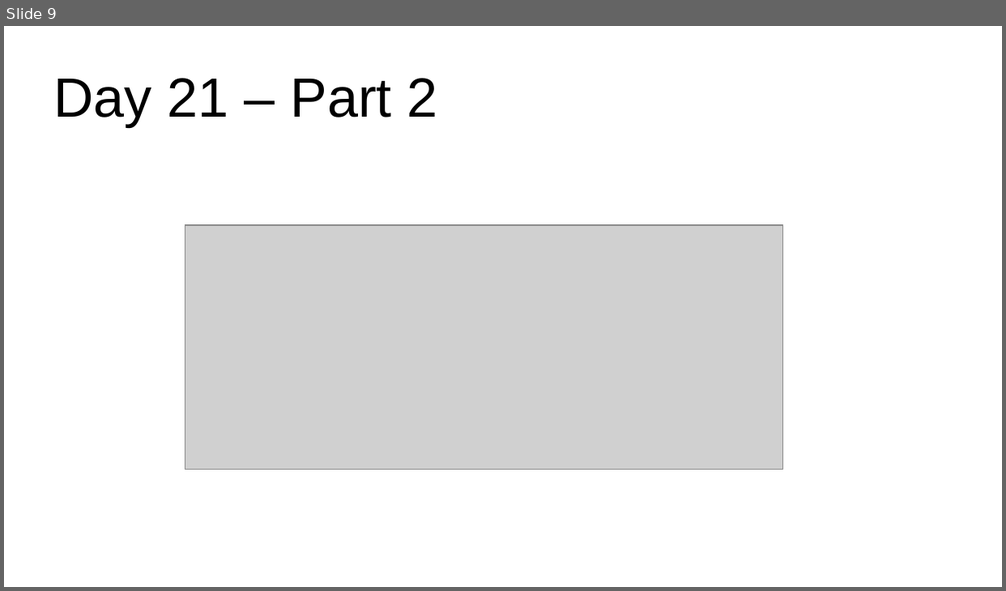
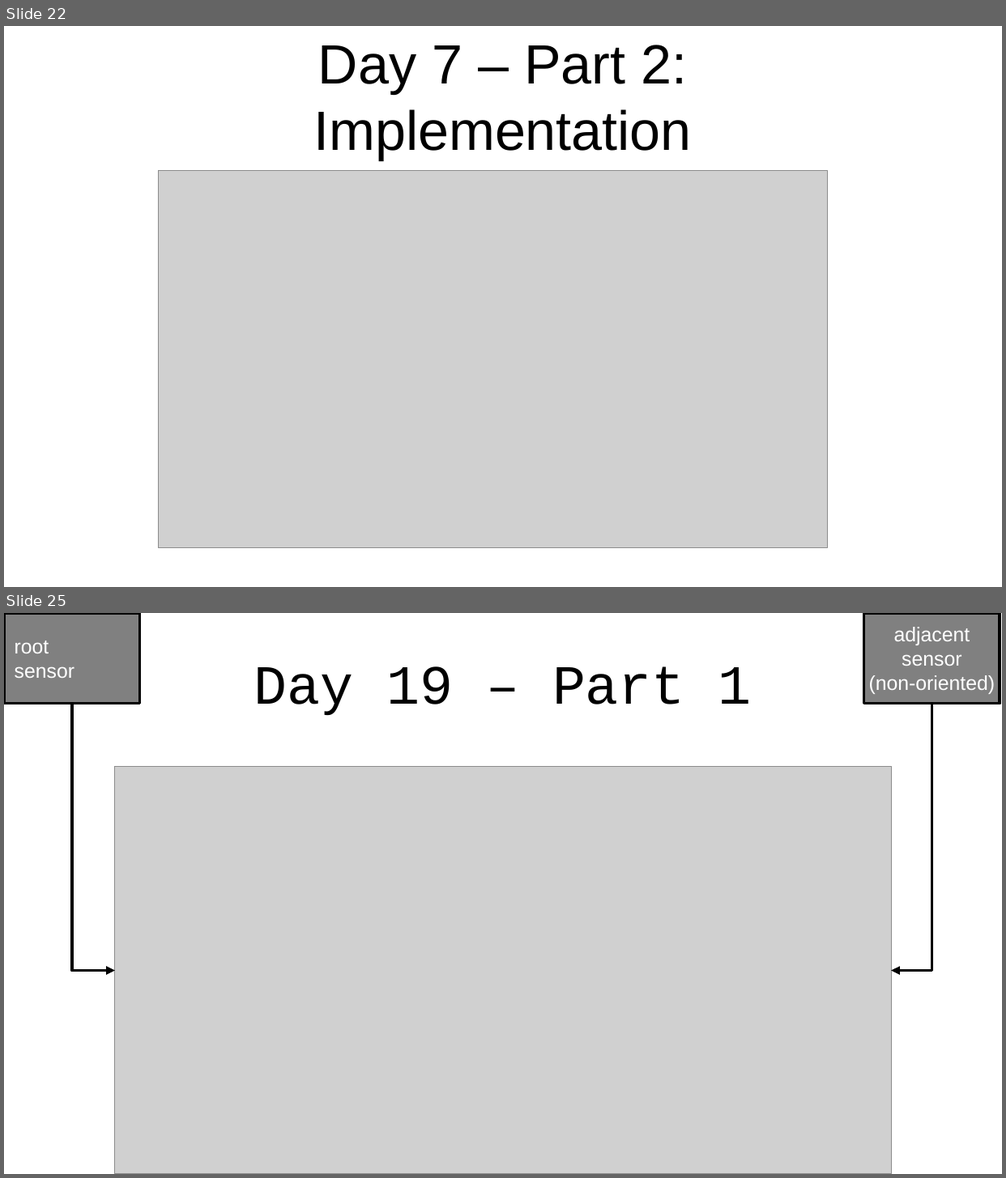
Before and after one commit to jlewis200/advent_of_code_21, a slide deck: aoc-cantina-time.odp. Shown one above the other, each under a label of ours: slide 9 before the commit, slides 22 and 25 after it; the slides between them are not shown. The pictures are 1006x591 and 1006x1178 pixels, drawn with LibreOffice and Linux fonts; fonts in the diff are those of the drawing; grey boxes stand for pictures. Boxes give left, top, right and bottom in pixels: in the first picture for what was removed or moved away, otherwise in the second. Text is boxed around its words. In the diff, an @@ line names an element or a change of style, - is before the commit and + after.

```diff
--- a/aoc-cantina-time.odp
+++ b/aoc-cantina-time.odp
@@ slide 25 added at (4, 613, 1002, 1174), background #FFFFFF @@
@@ rectangle added at (4, 613, 140, 704), fill #808080, outline #000000 2.3 pt, 16 pt, text #FFFFFF @@
+root
+sensor
@@ rectangle added at (864, 613, 1000, 704), fill #808080, outline #000000 2.3 pt, 16 pt, text #FFFFFF @@
+adjacent
+sensor
+(non-oriented)
@@ title added at (253, 666, 752, 715), 44 pt, text #000000 @@
+Day 19 – Part 1
@@ elbow arrow added from (72, 704) to (114, 971), #000000 2.3 pt @@
@@ elbow arrow added from (932, 704) to (892, 971), #000000 2.3 pt @@
@@ picture added at (114, 767, 892, 1174) @@
@@ what was slide 9 is now slide 22 @@
@@ slide 22 changed as well @@
@@ title at (313, 45, 692, 160): text changed @@
-Day 21 – Part 2
+Day 7 – Part 2:
+Implementation
@@ picture: place and size @@
-picture at (185, 225, 782, 470)
+picture at (158, 171, 828, 548)
```
Also in this commit, not shown: 5 other slides changed, 21 other slides added, 3 slides removed, 13 other files.
